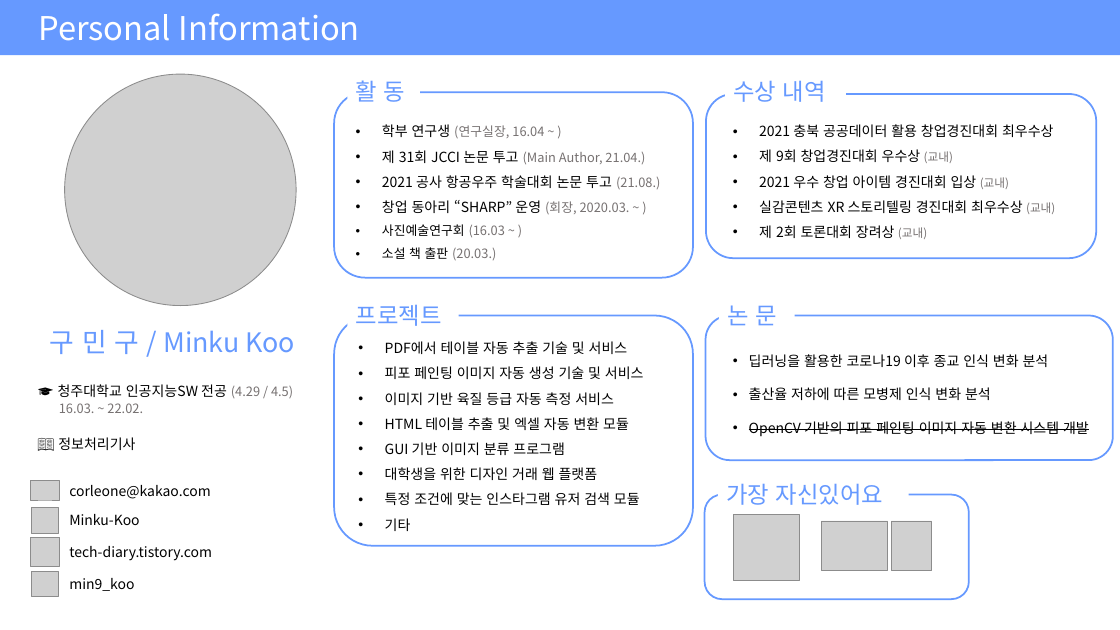
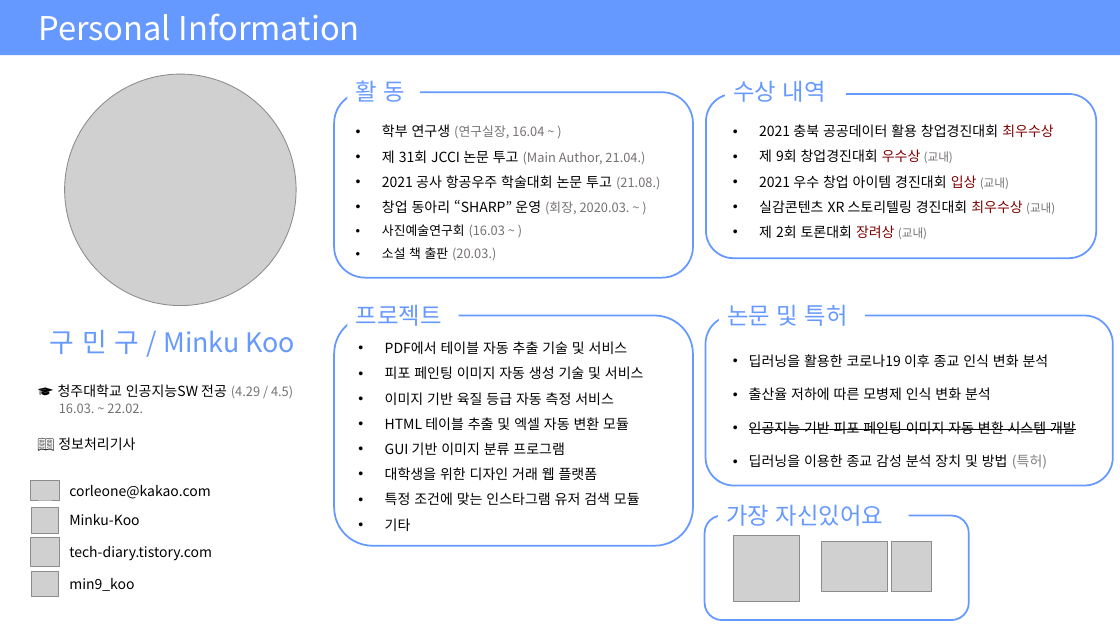
Before and after one commit to Minku-Koo/Minku-Koo, a slide deck: slide 2 of Portfolio2021.pptx. Drawn at 1120x630 pixels with LibreOffice and Linux fonts; fonts in the diff are those of the drawing; grey boxes stand for pictures. Boxes give left, top, right and bottom in pixels: in the first picture for what was removed or moved away, otherwise in the second. Text is boxed around its words. In the diff, an @@ line names an element or a change of style, - is before the commit and + after.

```diff
--- a/Portfolio2021.pptx
+++ b/Portfolio2021.pptx
@@ text "2021 충북 공공데이터 활용 창업경진대회 ..." at [759, 124, 1055, 239]: text colour #000000 to #800000 in "최우수상", "우수상", "입상", "최우수상" and 1 more places @@
@@ rounded rectangle: place and size @@
-rounded rectangle at [706, 316, 1113, 460]
+rounded rectangle at [706, 316, 1113, 486]
@@ text at [727, 304, 848, 326]: text changed @@
-논 문
+논문 및 특허
@@ text at [749, 354, 1076, 469]: text changed @@
-• OpenCV 기반의 피포 페인팅 이미지 자동 변환 시스템 개발
+• 인공지능 기반 피포 페인팅 이미지 자동 변환 시스템 개발
+• 딥러닝을 이용한 종교 감성 분석 장치 및 방법 (특허)
@@ 3 pictures, 1 text, 1 rounded rectangle: place and size @@
-3 pictures, 1 text, 1 rounded rectangle at [705, 483, 970, 600]
+3 pictures, 1 text, 1 rounded rectangle at [705, 504, 970, 621]
```
